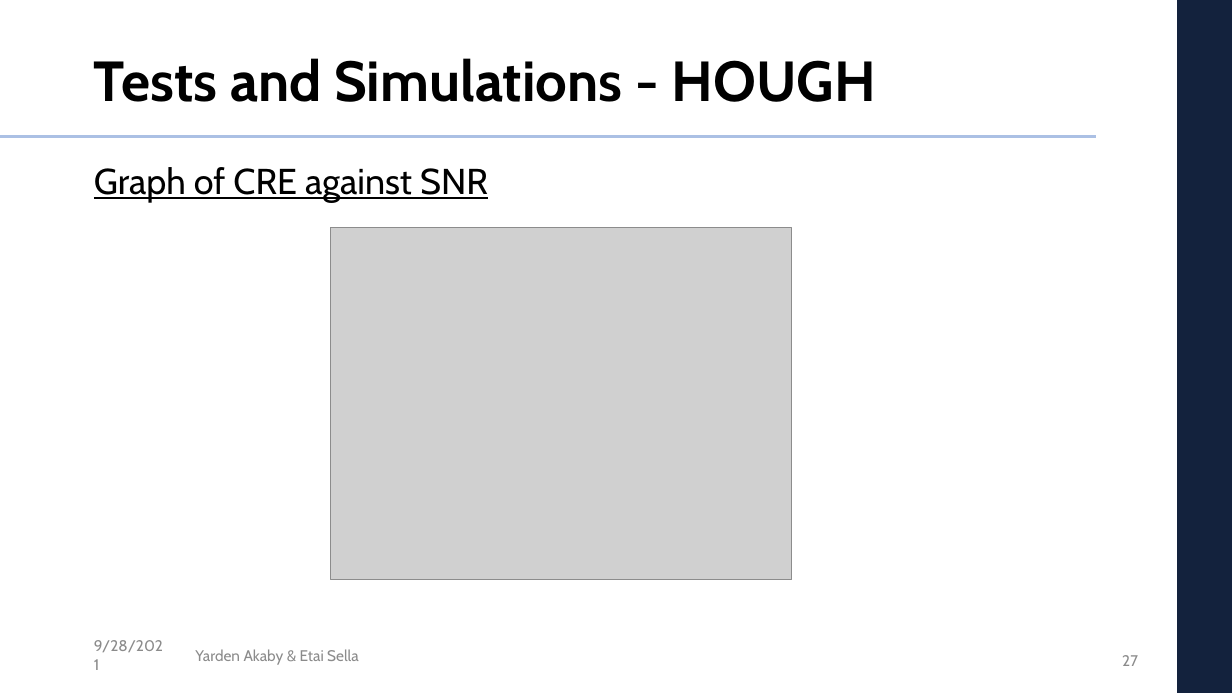
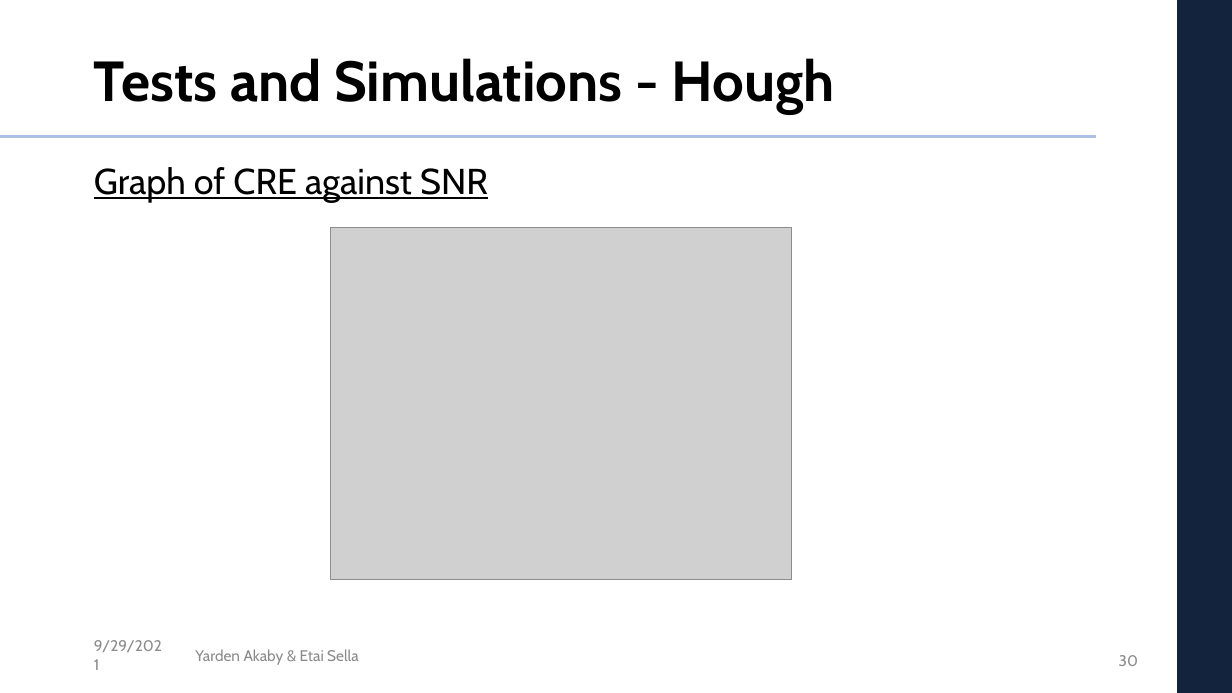
Before and after one commit to etaisella/multi_dim_DSP_final_project, a slide deck: slide 30 of presentation/DSP_project_presentation.pptx (slide 27 before the commit). Drawn at 1232x693 pixels with LibreOffice and Linux fonts; fonts in the diff are those of the drawing; grey boxes stand for pictures; background and template pictures are left out. Boxes give left, top, right and bottom in pixels: in the first picture for what was removed or moved away, otherwise in the second. Text is boxed around its words. In the diff, an @@ line names an element or a change of style, - is before the commit and + after.

```diff
--- a/presentation/DSP_project_presentation.pptx
+++ b/presentation/DSP_project_presentation.pptx
@@ title at (94, 58, 834, 114): text changed @@
-Tests and Simulations - HOUGH
+Tests and Simulations - Hough
@@ text at (94, 640, 162, 652): text changed @@
-9/28/2021
+9/29/2021
@@ page number at (1119, 655, 1138, 666): text changed @@
-27
+30
```
Also in this commit, not shown: 26 other slides changed, 3 slides added, 6 other files.
